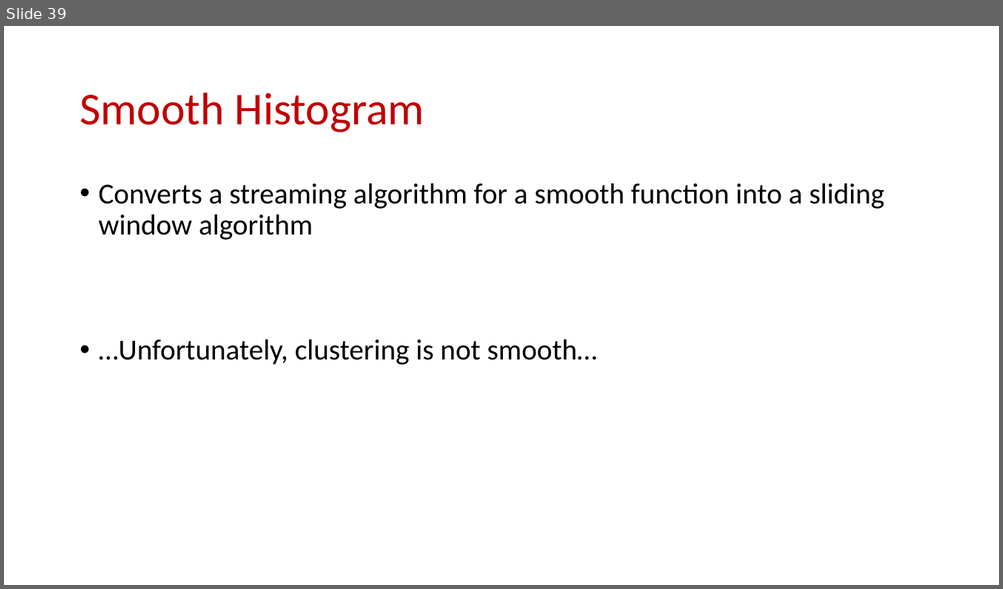
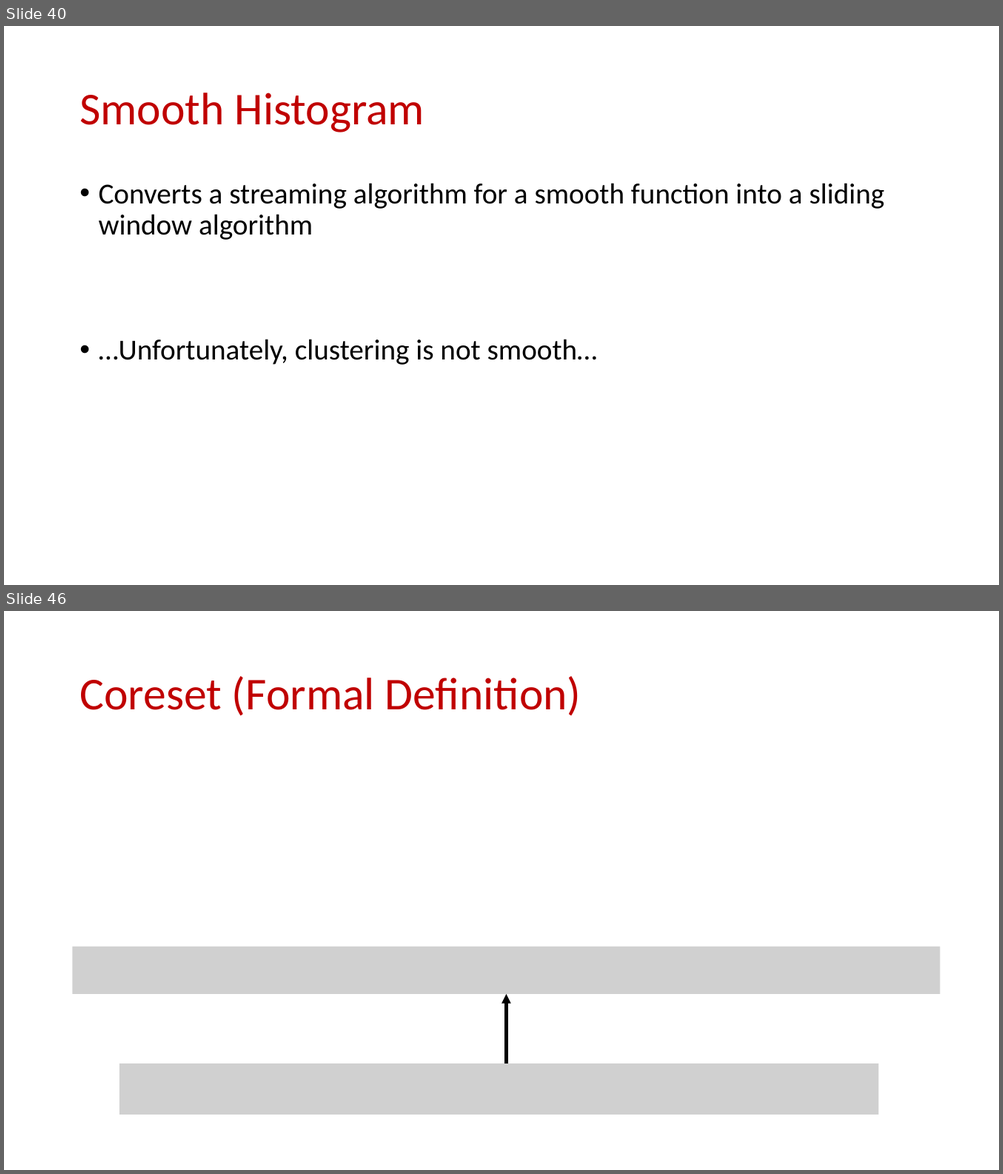
Before and after one commit to samsonzhou/samsonzhou.github.io, a slide deck: other-talks/Near-Optimal k-Clustering in the Sliding Window Model.pptx. Shown one above the other, each under a label of ours: slide 39 before the commit, slides 40 and 46 after it; the slides between them are not shown. The pictures are 1003x589 and 1003x1174 pixels, drawn with LibreOffice and Linux fonts; fonts in the diff are those of the drawing; grey boxes stand for pictures. Boxes give left, top, right and bottom in pixels: in the first picture for what was removed or moved away, otherwise in the second. Text is boxed around its words. In the diff, an @@ line names an element or a change of style, - is before the commit and + after.

```diff
--- a/other-talks/Near-Optimal k-Clustering in the Sliding Window Model.pptx
+++ b/other-talks/Near-Optimal k-Clustering in the Sliding Window Model.pptx
@@ slide 46 added at (x1=4, y1=611, x2=999, y2=1170), background #FFFFFF @@
@@ title added at (x1=79, y1=676, x2=581, y2=716), 44 pt, text #C00000 @@
+Coreset (Formal Definition)
@@ picture added at (x1=73, y1=947, x2=940, y2=994) @@
@@ arrow added from (506, 1064) to (506, 994), #000000 3 pt @@
@@ picture added at (x1=119, y1=1064, x2=879, y2=1115) @@
@@ what was slide 39 is now slide 40 @@
```
Also in this commit, not shown: 2 slides changed, 32 other slides added.
